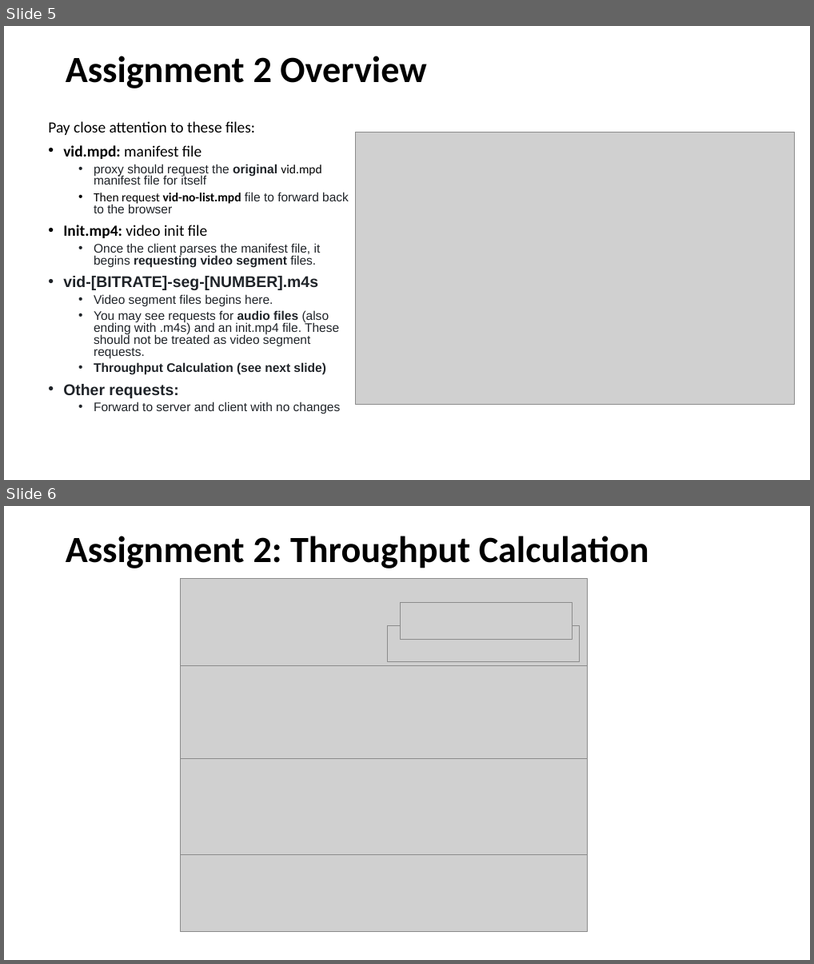
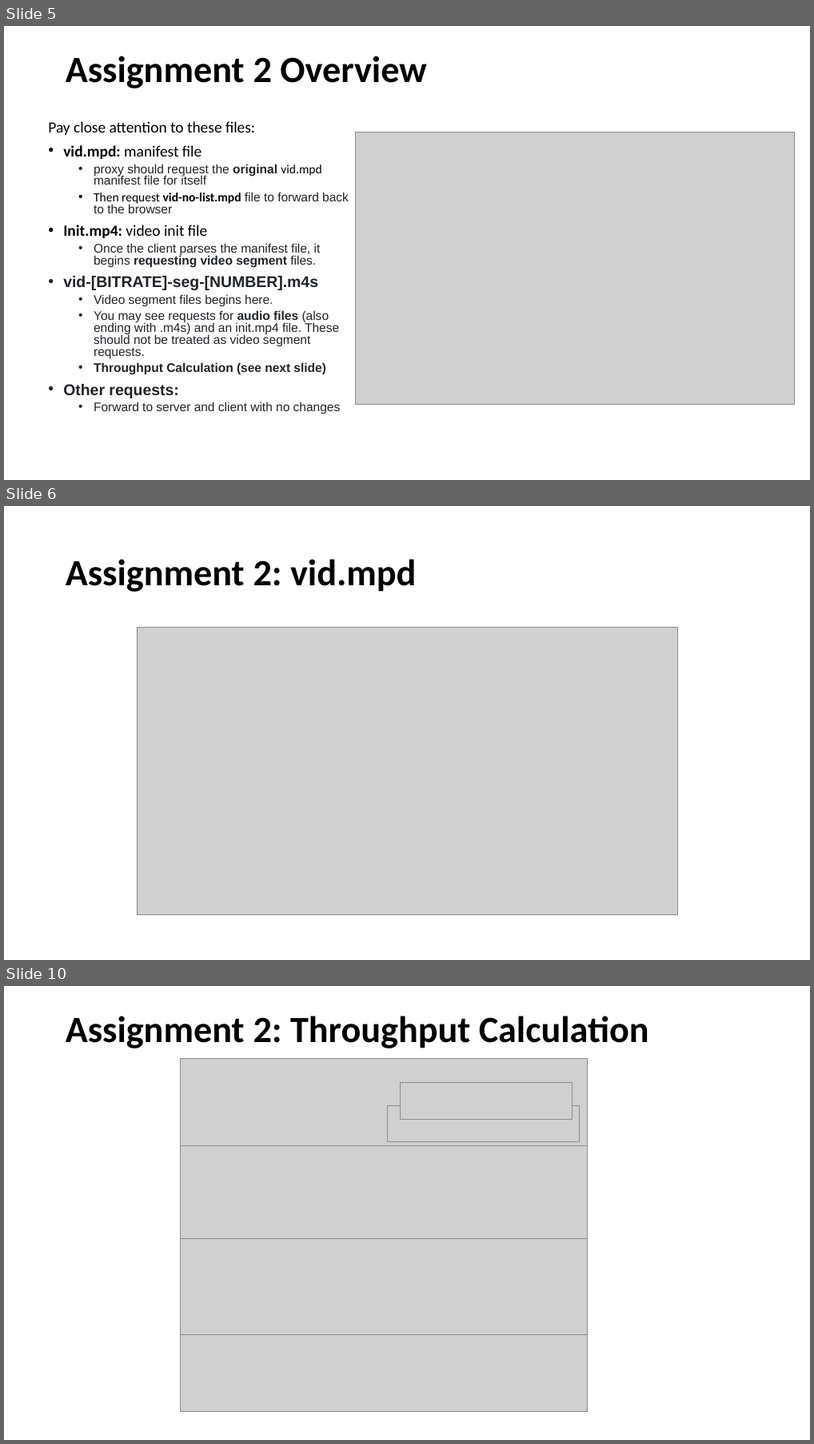
Before and after one commit to henryhxu/CSCI4430-ESTR4120, a slide deck: tutorial/T06/tut06.pptx. Shown one above the other, each under a label of ours: slides 5 and 6 before the commit, slides 5, 6 and 10 after it; the slides between them are not shown. The pictures are 814x964 and 814x1444 pixels, drawn with LibreOffice and Linux fonts; fonts in the diff are those of the drawing; grey boxes stand for pictures. Boxes give left, top, right and bottom in pixels: in the first picture for what was removed or moved away, otherwise in the second. Text is boxed around its words. In the diff, an @@ line names an element or a change of style, - is before the commit and + after.

```diff
--- a/tutorial/T06/tut06.pptx
+++ b/tutorial/T06/tut06.pptx
@@ slide 6 added at bbox=[4, 506, 810, 960], background #FFFFFF @@
@@ title added at bbox=[66, 559, 416, 592], 44 pt, text #000000, bold @@
+Assignment 2: vid.mpd
@@ picture added at bbox=[137, 627, 678, 915] @@
@@ what was slide 6 is now slide 10 @@
```
Also in this commit, not shown: 1 slide changed, 3 other slides added.
